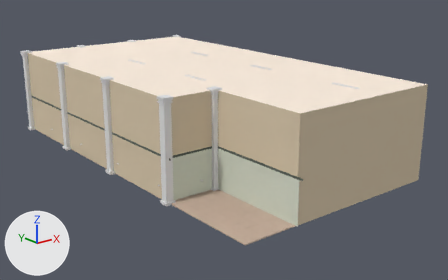
A saved change to the Blender file RoomBasic.blend.
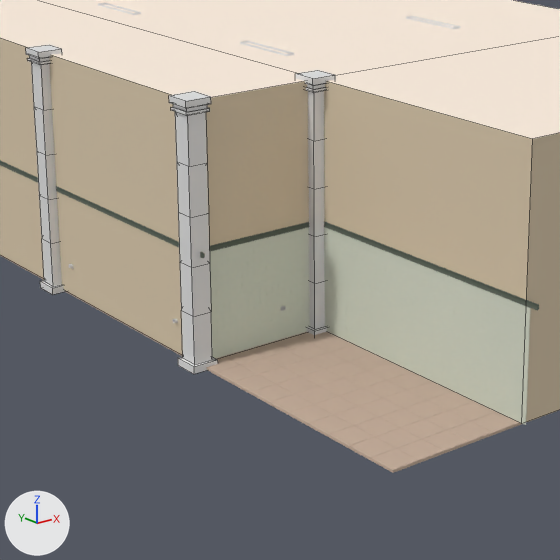
Old and new are each drawn whole from a camera (50 mm lens) standing at (-12.38, -18.26, 6.89) and looking at (0.43, -2.25, 0.49) and again close up on the part from 20% to 69% of the width and 21% to 100% of the height. The axes (+X, +Y, +Z) are drawn at lower left. The lights are the same throughout. The close-ups show mesh edges as thin lines.
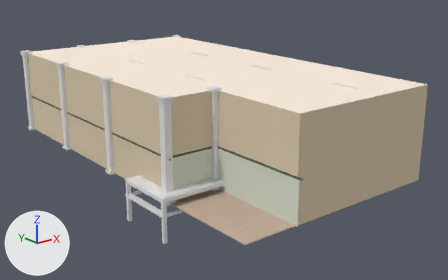
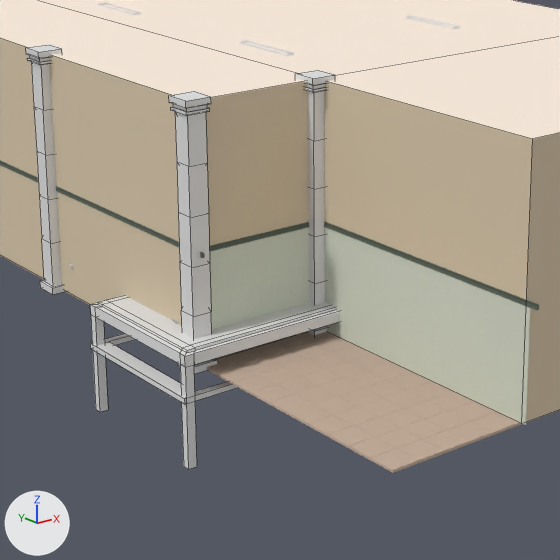
Patch to the scene script:
```diff
--- a/RoomBasic.blend.py
+++ b/RoomBasic.blend.py
@@ me_cube_014 @@
+me_cube_014.from_pydata(...)  # 100 vertices, 98 faces; spans x -1.0..1.0, y -2.03..2.03, z 0.0..1.37
@@ ob_table @@
+ob_table = bpy.data.objects.new('Table', me_cube_014)
+ob_table.location = (-1.92, -4.04, -1.01)
+ob_table.rotation_euler = (6.283, 0.0, 1.571)  # degrees (360, 0, 90)
```

Location of each change, [x1, y1, x2, y2] in pixels of the close-ups (560 x 560 px):
'Table', added
    after: [90, 295, 340, 469]
